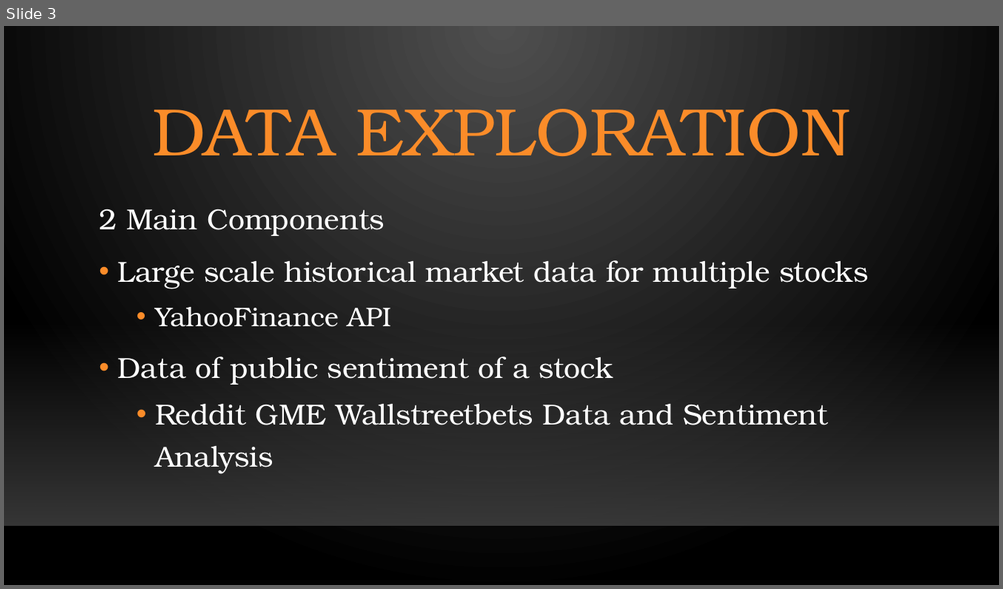
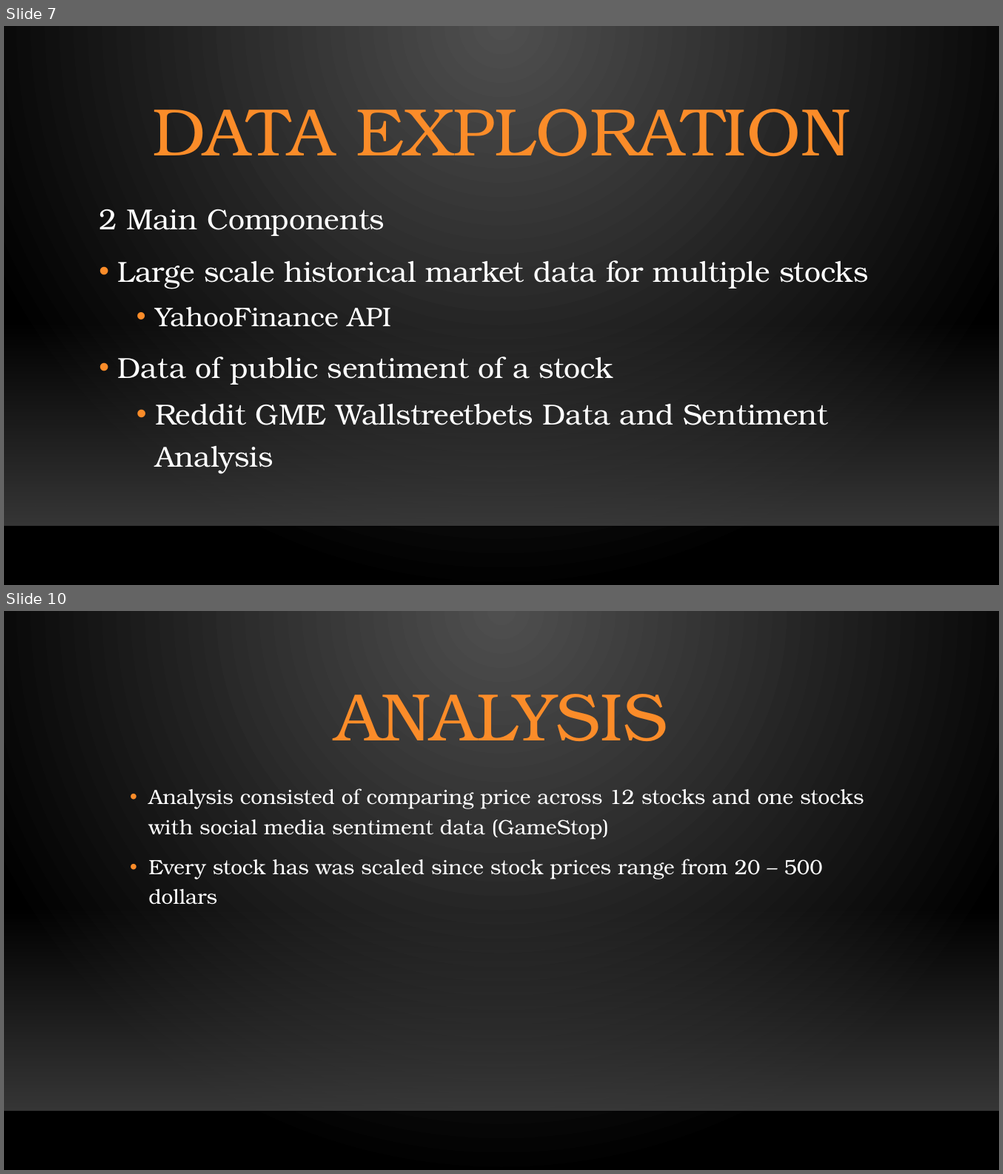
Before and after one commit to LukeMotley/Capstone_Project, a slide deck: Capstone_Presentation.pptx. Shown one above the other, each under a label of ours: slide 3 before the commit, slides 7 and 10 after it; the slides between them are not shown. The pictures are 1003x589 and 1003x1174 pixels, drawn with LibreOffice and Linux fonts; fonts in the diff are those of the drawing; background and template pictures are left out. Boxes give left, top, right and bottom in pixels: in the first picture for what was removed or moved away, otherwise in the second. Text is boxed around its words. In the diff, an @@ line names an element or a change of style, - is before the commit and + after.

```diff
--- a/Capstone_Presentation.pptx
+++ b/Capstone_Presentation.pptx
@@ slide 10 added at [4, 611, 999, 1170], background gradient #505050 to #000000; not listed: 2 template elements that a slide beside it also shows @@
@@ title added at [336, 694, 668, 741], 64.8 pt, text #FB8C29 @@
+ANALYSIS
@@ text added at [148, 789, 863, 905], 20 pt, text #FFFFFF @@
+• Analysis consisted of comparing price across 12 stocks and one stocks with social media sentiment data (GameStop)
+• Every stock has was scaled since stock prices range from 20 – 500 dollars
@@ what was slide 3 is now slide 7 @@
```
Also in this commit, not shown: 8 other slides added, 1 slide removed.
